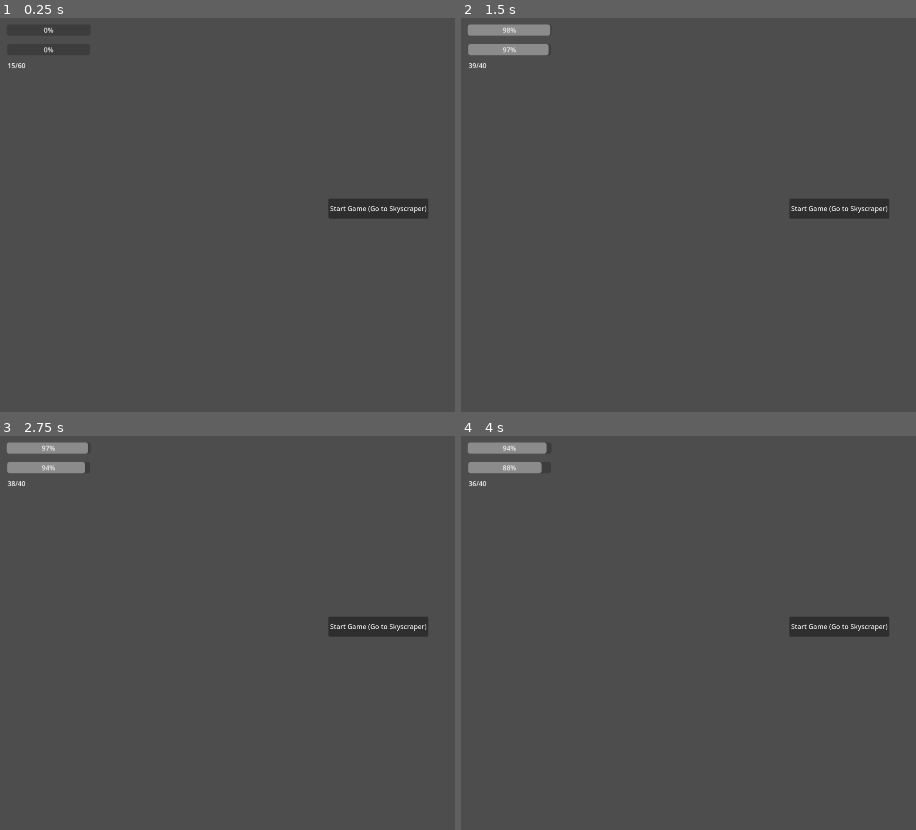
Above: before the commit, frames 1-4 (two rows, left to right).
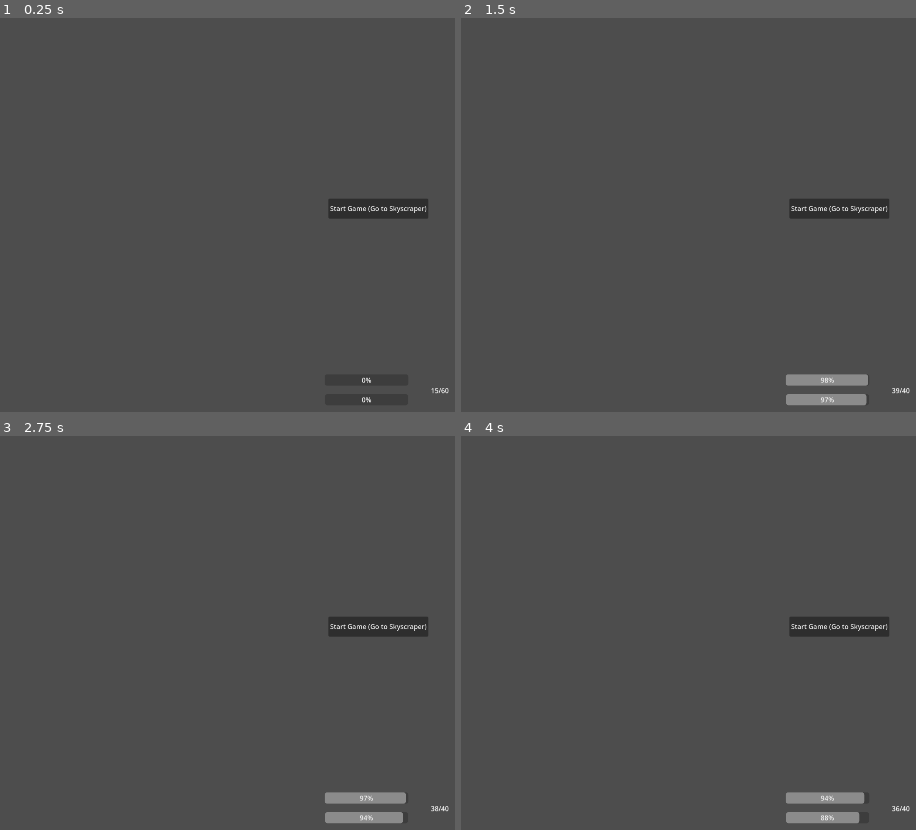
Above: after the commit, the same moments.

Repository: 100-Devs-1-Game/WildJamProject
Game: Godot game, scene res://modules/hud/hud.tscn
The game is run twice, just before and just after one commit, with the same random seed, the same clock (stepped at 60 frames per second) and the same inputs. This scene is started directly instead of the project's main scene.
Inputs (mouse positions are in pixels of both pictures, inside the frame that each line leads up to):
- Up to frame 1 (0.25 s): no input
- Up to frame 2 (1.5 s): click "Start Game (Go to Skyscraper)" at 0.5 s; click "Start Game (Go to Skyscraper)" at 1.25 s
- Up to frame 3 (2.75 s): tap Enter at 2 s; move the mouse to (outside the picture) at 2.02 s; hold D (movement_right) from 2.03 s (still down); tap Space (interact) at 2.1 s
- Up to frame 4 (4 s): tap Space (interact) at 2.75, 3.6 s; move the mouse to (679, 644) at 2.77 s; release D (movement_right) at 2.78 s; hold S (movement_down) 2.78-3.53 s; tap Shift (movement_sprint) at 2.85 s; tap Enter at 3.5 s; move the mouse to (outside the picture) at 3.52 s; hold D (movement_right) from 3.53 s (still down)

The runs differ from the first frame. In frame 1, 0.1% of the frame differs, in the area x 1-99%, y 2-98%; in frame 2, 2.1%, in the area x 1-99%, y 1-99%; in frame 3, 2.1%; in frame 4, 2.0%.

Commit message:
weapon hotbar code

Diff:
--- a/project/modules/hud/hud.gd
+++ b/project/modules/hud/hud.gd
@@ -9,16 +9,19 @@
 # ammo counter
 @export var ammo_count_label: Label
 # weapon hotbar for weapon switching
-# ... todo
+@export var weapon_hotbar: Control
 
+### Those three are just for current debug, can be deleted with along with the timer
 var curr_ammo = 40
 var curr_health = 100.0
 var curr_sanity = 100.0
+###
 
 func _ready() -> void:
 	Signals.change_health_value.connect(set_health_bar_value)
 	Signals.change_sanity_value.connect(set_sanity_bar_value)
 	Signals.change_ammo_count_value.connect(set_ammo_count_value)
+
 
 func set_health_bar_value(current_amount: float) -> void:
 	health_bar.value = current_amount
@@ -29,7 +32,7 @@
 func set_ammo_count_value(current_amount: int, max_amount: int) -> void:
 	ammo_count_label.text = "%s/%s" % [current_amount, max_amount]
 
-# For debug currently
+# For debug currently, can be deleted
 func _on_timer_timeout() -> void:
 	curr_health -= 1.5
 	curr_sanity -= 3.0
--- a/project/modules/hud/hud.tscn
+++ b/project/modules/hud/hud.tscn
@@ -1,8 +1,9 @@
-[gd_scene load_steps=2 format=3 uid="uid://6s5vq2qeopxv"]
+[gd_scene load_steps=3 format=3 uid="uid://6s5vq2qeopxv"]
 
 [ext_resource type="Script" uid="uid://cvmp0ryajvp3t" path="res://modules/hud/hud.gd" id="1_lqyyi"]
+[ext_resource type="PackedScene" uid="uid://bp0g5k1my0alh" path="res://modules/hud/weapon_hotbar.tscn" id="2_0vtu1"]
 
-[node name="Hud" type="Control" node_paths=PackedStringArray("health_bar", "sanity_bar", "ammo_count_label")]
+[node name="Hud" type="Control" node_paths=PackedStringArray("health_bar", "sanity_bar", "ammo_count_label", "weapon_hotbar")]
 layout_mode = 3
 anchors_preset = 15
 anchor_right = 1.0
@@ -13,30 +14,38 @@
 health_bar = NodePath("HealthBar")
 sanity_bar = NodePath("SanityBar")
 ammo_count_label = NodePath("AmmoCountLabel")
+weapon_hotbar = NodePath("WeaponHotbar")
 
 [node name="HealthBar" type="ProgressBar" parent="."]
 layout_mode = 0
-offset_left = 69.0
-offset_top = 109.0
-offset_right = 270.0
-offset_bottom = 136.0
+offset_left = 832.0
+offset_top = 949.0
+offset_right = 1033.0
+offset_bottom = 976.0
 
 [node name="SanityBar" type="ProgressBar" parent="."]
 layout_mode = 0
-offset_left = 70.0
-offset_top = 156.0
-offset_right = 269.0
-offset_bottom = 183.0
+offset_left = 833.0
+offset_top = 996.0
+offset_right = 1032.0
+offset_bottom = 1023.0
 
 [node name="AmmoCountLabel" type="Label" parent="."]
 layout_mode = 0
-offset_left = 71.0
-offset_top = 196.0
-offset_right = 114.0
-offset_bottom = 219.0
+offset_left = 1087.0
+offset_top = 976.0
+offset_right = 1130.0
+offset_bottom = 999.0
 text = "15/60"
 
 [node name="DebuggingTimer" type="Timer" parent="."]
 autostart = true
 
+[node name="WeaponHotbar" parent="." instance=ExtResource("2_0vtu1")]
+layout_mode = 1
+offset_left = 244.0
+offset_top = 447.0
+offset_right = 244.0
+offset_bottom = 447.0
+
 [connection signal="timeout" from="DebuggingTimer" to="." method="_on_timer_timeout"]
--- /dev/null
+++ b/project/modules/hud/weapon_hotbar.gd
@@ -0,0 +1,26 @@
+extends Control
+
+
+@export var weapons_hotbar_list: HBoxContainer
+@onready var weapon_slot_scene: PackedScene = preload("res://modules/hud/weapon_slot.tscn")
+
+# Populate the hotbar with all items in same order
+func populate_hotbar(weapons: Array[Weapon]) -> void:
+	for weapon in weapons_hotbar_list.get_children():
+		weapon.queue_free()
+	for weapon in weapons:
+		var new_weapon_slot: Control = weapon_slot_scene.instantiate()
+		new_weapon_slot.get_node("SlotImage").texture = weapon.icon
+		new_weapon_slot.get_node("SlotFrame").visible = false
+		weapons_hotbar_list.add_child(new_weapon_slot)
+	select_item(0)
+
+# Hightlight the currentlty selected item by showing a frame around it
+func select_item(idx: int) -> void:
+	for weapon in weapons_hotbar_list.get_children():
+		weapon.get_node("SlotFrame").visible = false
+	weapons_hotbar_list.get_child(idx).get_node("SlotFrame").visible = true
+
+# Change out an item on certain idx
+func change_item_on_idx(idx: int, new_weapon: Weapon) -> void:
+	weapons_hotbar_list.get_child(idx).get_node("SlotImage").texture = new_weapon.icon
--- /dev/null
+++ b/project/modules/hud/weapon_hotbar.tscn
@@ -0,0 +1,31 @@
+[gd_scene load_steps=2 format=3 uid="uid://bp0g5k1my0alh"]
+
+[ext_resource type="Script" uid="uid://bohd8mam57eds" path="res://modules/hud/weapon_hotbar.gd" id="1_ygpwo"]
+
+[node name="WeaponHotbar" type="Control" node_paths=PackedStringArray("weapons_hotbar_list")]
+layout_mode = 3
+anchors_preset = 8
+anchor_left = 0.5
+anchor_top = 0.5
+anchor_right = 0.5
+anchor_bottom = 0.5
+offset_left = -960.0
+offset_top = -540.0
+offset_right = -960.0
+offset_bottom = -540.0
+grow_horizontal = 2
+grow_vertical = 2
+size_flags_horizontal = 4
+size_flags_vertical = 4
+script = ExtResource("1_ygpwo")
+weapons_hotbar_list = NodePath("HBoxContainer")
+
+[node name="HBoxContainer" type="HBoxContainer" parent="."]
+layout_mode = 1
+anchors_preset = 8
+anchor_left = 0.5
+anchor_top = 0.5
+anchor_right = 0.5
+anchor_bottom = 0.5
+grow_horizontal = 2
+grow_vertical = 2
--- /dev/null
+++ b/project/modules/hud/weapon_slot.tscn
@@ -0,0 +1,27 @@
+[gd_scene load_steps=2 format=3 uid="uid://dxom55xj78atn"]
+
+[ext_resource type="Texture2D" uid="uid://by414cje0yw6j" path="res://assets/hotbar_slot_frame.png" id="1_s2vfi"]
+
+[node name="WeaponSlot" type="Control"]
+custom_minimum_size = Vector2(64, 64)
+layout_mode = 3
+anchors_preset = 0
+size_flags_horizontal = 4
+size_flags_vertical = 4
+
+[node name="SlotImage" type="TextureRect" parent="."]
+layout_mode = 1
+anchors_preset = 15
+anchor_right = 1.0
+anchor_bottom = 1.0
+grow_horizontal = 2
+grow_vertical = 2
+
+[node name="SlotFrame" type="TextureRect" parent="."]
+layout_mode = 1
+anchors_preset = 15
+anchor_right = 1.0
+anchor_bottom = 1.0
+grow_horizontal = 2
+grow_vertical = 2
+texture = ExtResource("1_s2vfi")
Binary file added: project/assets/hotbar_slot_frame.png
Not shown, added: project/assets/hotbar_slot_frame.png.import
Not shown, added: project/modules/hud/weapon_hotbar.gd.uid
